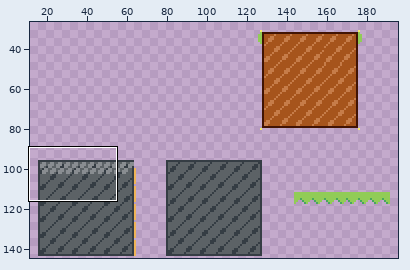
One commit to this pixel-art file: Lucky Cat Kingdom/Assets/Artwork/Cat Kingdom Sprite Sheet-Recovered.aseprite. Above: a wide view before the commit, with the close-up outlined.
Close-up. Earlier state:
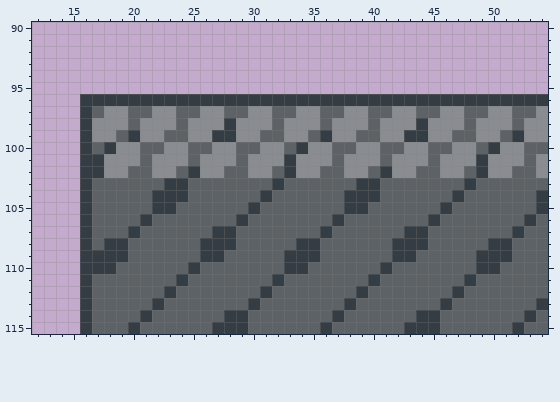
209x145 pixels, 1 frame. Shown: x 12..54, y 90..115. The wide view leaves out empty margins.
The result:
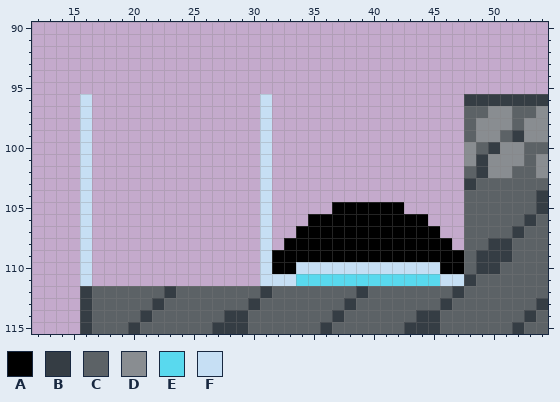
Palette (. is transparent): A #000000  B #353d44  C #5c6266  D #898d91  E #59d9ee  F #c6dff4
Changes in this commit:
The author changed colour B to colour A in row 105 at x 38 to 39; in row 106 at x 37; in row 107 at x 36 and 43 to 44; in row 108 at x 34 to 35 and 42 to 44; in row 109 at x 33 to 35 and 42 to 43; in row 110 at x 33.
The author changed colour C to colour A in row 105 at x 37 and 40 to 42; in row 106 at x 35 to 36 and 38 to 44; in row 107 at x 34 to 35, 37 to 42 and 45; in row 108 at x 33, 36 to 41 and 45 to 46; in row 109 at x 32, 36 to 41 and 44 to 47; in row 110 at x 32 and 46 to 47.
The author changed colour B to colour E in row 111 at x 40.
The author changed colour C to colour E in row 111 at x 34 to 39 and 41 to 45.
The author changed colour B to colour F in row 96 at x 16 and 31; in rows 97 to 103 at x 16; in row 104 at x 16 and 31; in rows 105 to 109 at x 16; in row 110 at x 16, 34 and 41; in row 111 at x 16 and 32.
The author changed colour C to colour F in row 99 at x 31; in row 103 at x 31; in rows 105 to 109 at x 31; in row 110 at x 31, 35 to 40 and 42 to 45; in row 111 at x 31, 33 and 46 to 47.
The author changed colour D to colour F in rows 97 to 98 at x 31; in rows 100 to 102 at x 31.
Colour B is gone in row 96 at x 17 to 30 and 32 to 47; in row 98 at x 28 and 44; in row 99 at x 20, 27 to 28, 36 and 43 to 44; in row 100 at x 18 and 34; in row 101 at x 17 and 33; in row 102 at x 17, 25, 33 and 41.
Colour B is gone in row 103 at x 23 to 24, 32 and 39 to 40; in row 104 at x 22 to 24, 38 to 40 and 47; in row 105 at x 22 to 23, 30 and 46; in row 106 at x 21, 29 and 45; in row 107 at x 20 and 27 to 28; in row 108 at x 18 to 19 and 26 to 28.
Colour B is gone in row 109 at x 17 to 19 and 26 to 27; in row 110 at x 17 to 18 and 25; in row 111 at x 24.
Colour C is gone in row 97 at x 17, 20 to 21, 24 to 25, 28 to 29, 32 to 33, 36 to 37, 40 to 41 and 44 to 45; in row 98 at x 20, 24, 32, 36 and 40; in row 99 at x 19, 23 to 24, 32, 35, 39 to 40 and 47; in row 100 at x 17, 21 to 22, 25 to 26, 29 to 30, 33, 37 to 38, 41 to 42 and 45 to 46; in row 101 at x 21, 25, 29, 37, 41 and 45; in row 102 at x 20 to 21, 24, 28 to 29, 32, 36 to 37, 40 and 44 to 45.
Colour C is gone in row 103 at x 17 to 22, 25 to 30, 33 to 38 and 41 to 47; in row 104 at x 17 to 21, 25 to 30, 32 to 37 and 41 to 46; in row 105 at x 17 to 21, 24 to 29, 32 to 36, 43 to 45 and 47; in row 106 at x 17 to 20, 22 to 28, 30, 32 to 34 and 46 to 47; in row 107 at x 17 to 19, 21 to 26, 29 to 30, 32 to 33 and 46 to 47; in row 108 at x 17, 20 to 25, 29 to 30, 32 and 47.
Colour C is gone in row 109 at x 20 to 25 and 28 to 30; in row 110 at x 19 to 24 and 26 to 30; in row 111 at x 17 to 23 and 25 to 30.
Colour D is gone in row 97 at x 18 to 19, 22 to 23, 26 to 27, 30, 34 to 35, 38 to 39, 42 to 43 and 46 to 47; in row 98 at x 17 to 19, 21 to 23, 25 to 27, 29 to 30, 33 to 35, 37 to 39, 41 to 43 and 45 to 47; in row 99 at x 17 to 18, 21 to 22, 25 to 26, 29 to 30, 33 to 34, 37 to 38, 41 to 42 and 45 to 46; in row 100 at x 19 to 20, 23 to 24, 27 to 28, 32, 35 to 36, 39 to 40, 43 to 44 and 47; in row 101 at x 18 to 20, 22 to 24, 26 to 28, 30, 32, 34 to 36, 38 to 40, 42 to 44 and 46 to 47; in row 102 at x 18 to 19, 22 to 23, 26 to 27, 30, 34 to 35, 38 to 39, 42 to 43 and 46 to 47.
